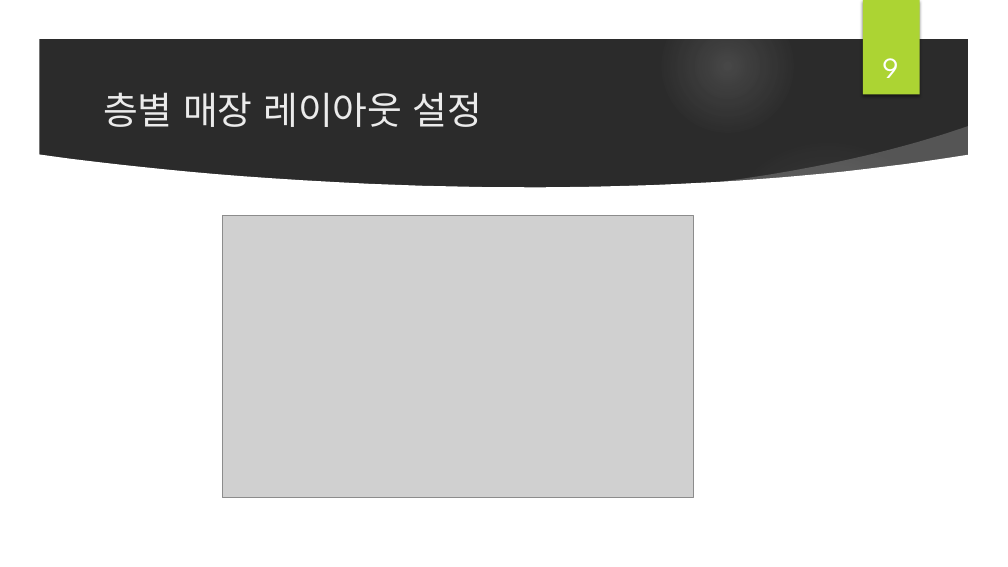
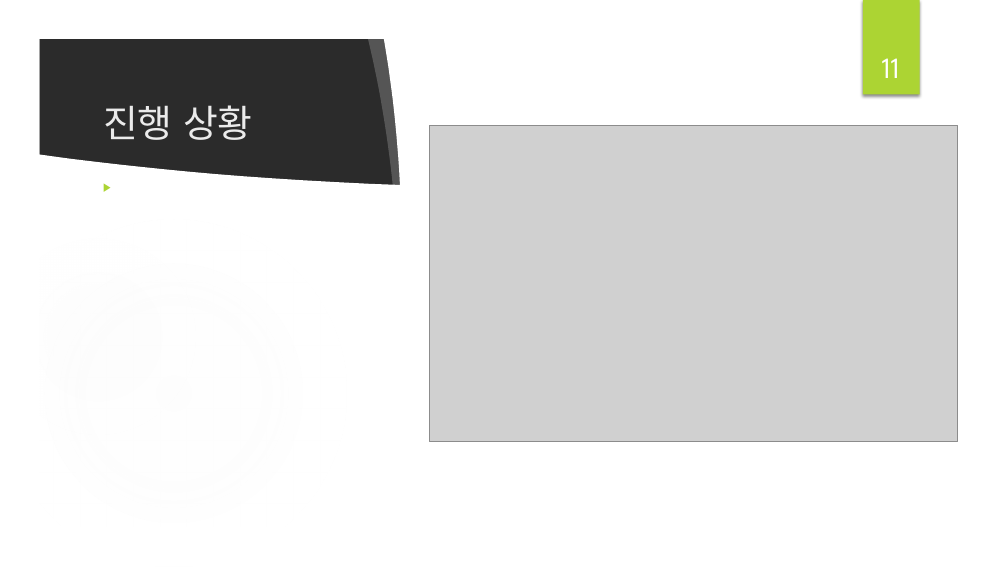
Before and after one commit to BerryWell/CapstoneDesign-2019-02, a slide deck: slide 11 of 제출자료/발표자료/발표 자료_13주차_12조.pptx (slide 9 before the commit). Drawn at 1008x567 pixels with LibreOffice and Linux fonts; fonts in the diff are those of the drawing; grey boxes stand for pictures; background and template pictures are left out; a plain dark background stands for a picture behind light text. Boxes give left, top, right and bottom in pixels: in the first picture for what was removed or moved away, otherwise in the second. Text is boxed around its words. In the diff, an @@ line names an element or a change of style, - is before the commit and + after.

```diff
--- a/제출자료/발표자료/발표 자료_13주차_12조.pptx
+++ b/제출자료/발표자료/발표 자료_13주차_12조.pptx
@@ group added at <box>0,0,1008,567</box>: 3 freeform shapes, 2 ellipses @@
@@ group added at <box>0,0,1008,566</box>: 3 freeform shapes, 2 ellipses, 1 rectangle @@
@@ rectangle removed at <box>863,0,920,95</box> @@
@@ rectangle added at <box>863,0,920,95</box>, fill #ACD433 @@
@@ freeform shape added at <box>455,32,513,307</box>, fill #FFFFFF at 20% opacity @@
@@ freeform shape at <box>471,33,574,533</box>: rotation 0 to 270 degrees; outline redrawn @@
@@ rectangle added at <box>510,33,973,534</box>, fill #FFFFFF @@
@@ page number at <box>882,58,900,78</box>: text changed @@
-9
+11
@@ title at <box>103,105,253,140</box>: text changed @@
-층별 매장 레이아웃 설정
+진행 상황
@@ picture: place and size @@
-picture at <box>222,216,693,498</box>
+picture at <box>430,126,958,442</box>
@@ freeform shape removed at <box>701,126,977,208</box> @@
@@ ellipse removed at <box>712,138,944,371</box> @@
@@ freeform shape removed at <box>38,154,970,529</box> @@
```
Also in this commit, not shown: 1 other slide changed, 4 slides added.
